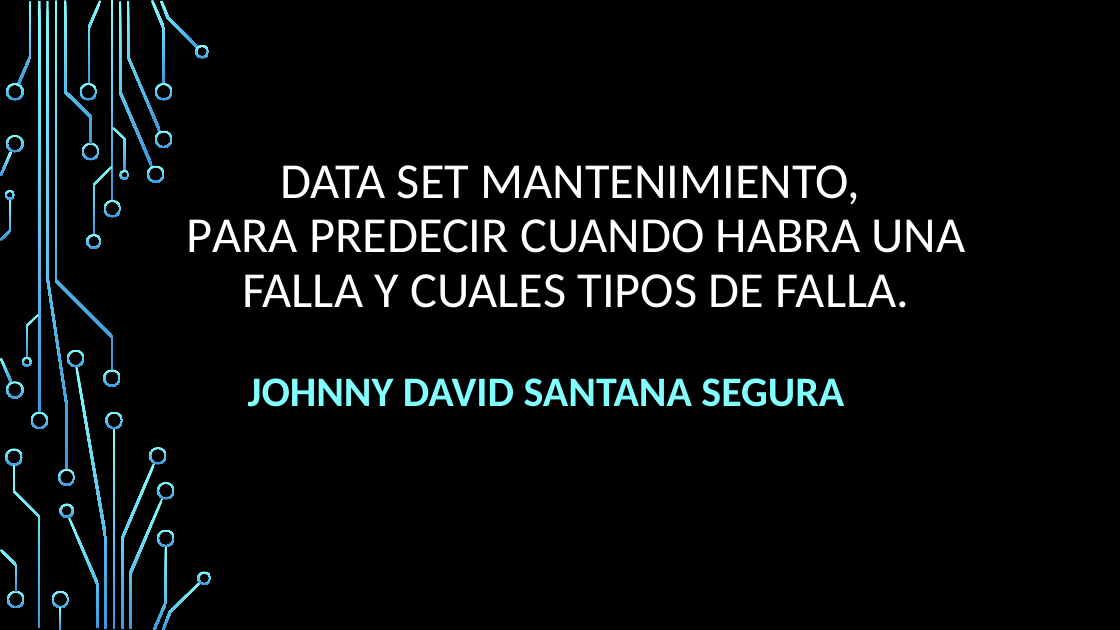
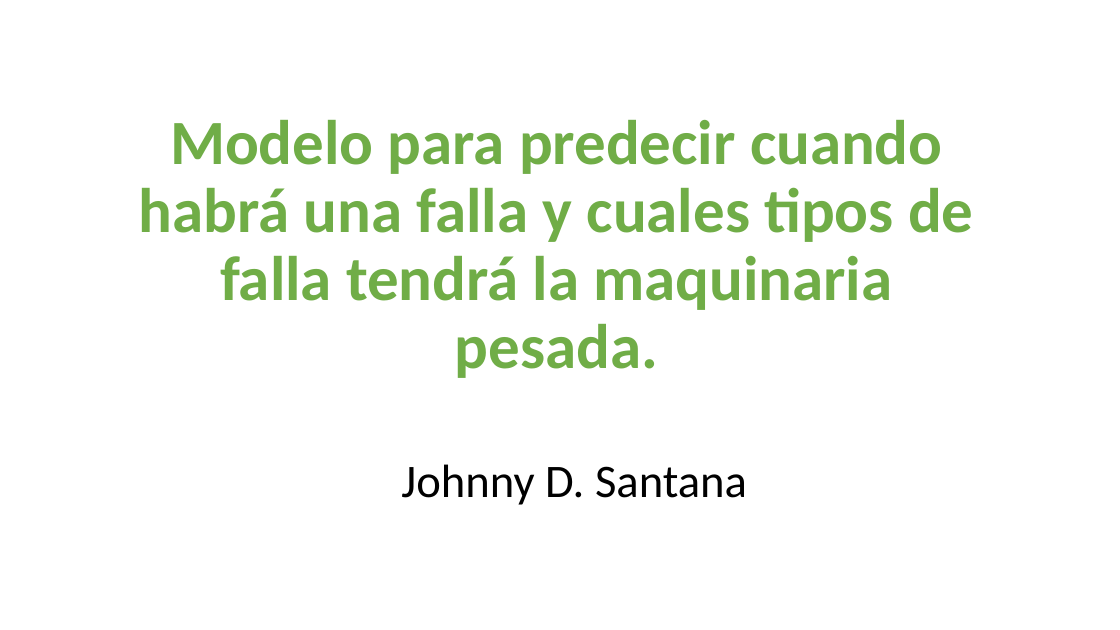
Before and after one commit to jhonnydss/Project_Maintenance, a slide deck: slide 1 of Proyecto_2.pptx. Drawn at 1120x630 pixels with LibreOffice and Linux fonts; fonts in the diff are those of the drawing; background and template pictures are left out. Boxes give left, top, right and bottom in pixels: in the first picture for what was removed or moved away, otherwise in the second. Text is boxed around its words. In the diff, an @@ line names an element or a change of style, - is before the commit and + after.

```diff
--- a/Proyecto_2.pptx
+++ b/Proyecto_2.pptx
@@ background picture (left out) to #FFFFFF @@
@@ title at (139,120,973,378): text changed; size 43.2 to 54 pt; text colour #FFFFFF to #70AD47; bold on @@
-DATA SET MANTENIMIENTO,
-PARA PREDECIR CUANDO HABRA UNA FALLA Y CUALES TIPOS DE FALLA.
+Modelo para predecir cuando habrá una falla y cuales tipos de falla tendrá la maquinaria pesada.
@@ group removed at (0,0,212,630): 50 freeform shapes, 4 rectangles @@
@@ subtitle at (401,464,747,505): text changed; size 36 to 40 pt; text colour #82FFFF to #000000; bold off @@
-JOHNNY DAVID SANTANA SEGURA
+Johnny D. Santana
```
Also in this commit, not shown: 15 other slides changed, 4 slides added, 1 slide removed.
